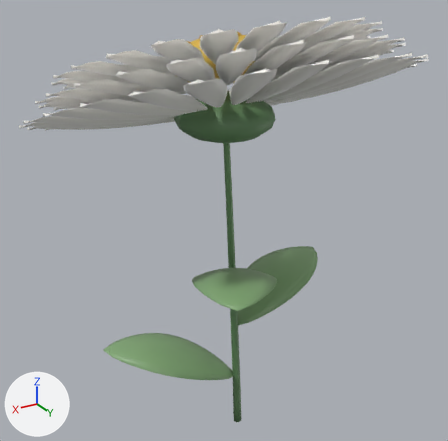
The glTF model www/models/flowers/daisy-legendary-v2.glb, before and after one commit.
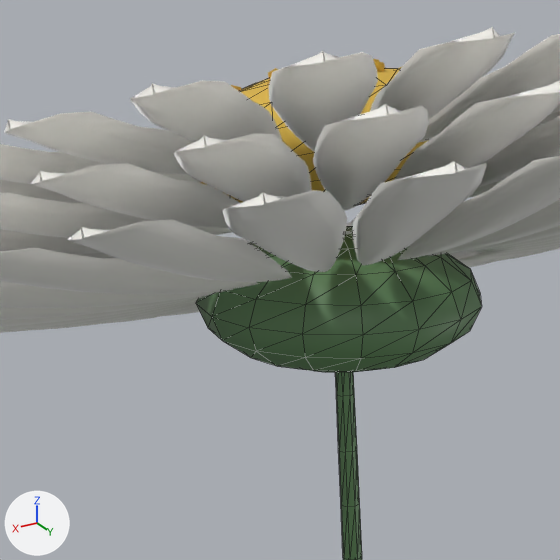
Old and new are each drawn whole from a camera (50 mm lens) standing at (1.112, 1.743, 1.793) and looking at (0.036, -0.05, 0.897) and again close up on the part from 23% to 68% of the width and 2% to 48% of the height. Arrows for +X, +Y and +Z are at lower left; the lights stay in place. The first two pictures are the older version. The close-ups show mesh edges as thin lines. Vertices at exactly the same position are counted once.

Objects in the first close-up: 'daisy-legendary-v2-center', 'daisy-legendary-v2-petal', 'daisy-legendary-v2-stem' and 1 more.
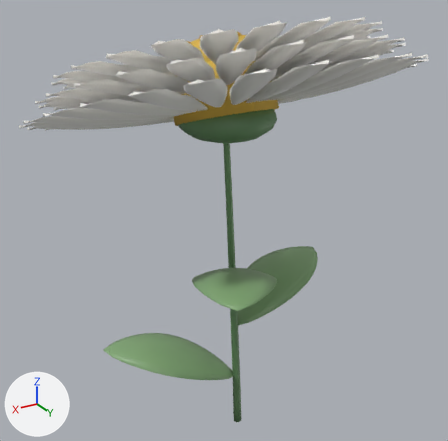
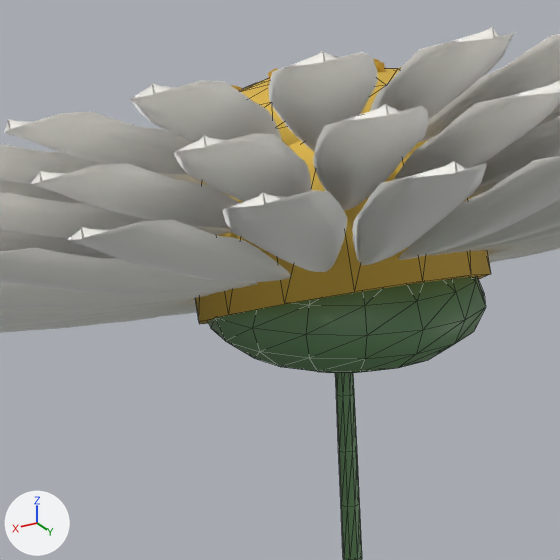
What changed in the scene script:
```text
Change me_daisy_legendary_v2_stem:
    used by ob_daisy_legendary_v2_stem; location = (0.0, 0.0, 0.0)
    remove me_daisy_legendary_v2_stem.from_pydata(...)  # 314 vertices, 576 faces; spans x -0.116..0.226, y -0.183..0.159, z -0.001..1.371
    add me_daisy_legendary_v2_stem.from_pydata(...)  # 350 vertices, 630 faces; spans x -0.116..0.226, y -0.175..0.167, z -0.001..1.372
    me_daisy_legendary_v2_stem part 1
    42 vertices are removed from x -0.011..0.176, y -0.158..0.054, z 1.214..1.371
    102 faces are deleted
    102 vertices move from x -0.116..0.226, y -0.183..0.159, z 1.214..1.348 to x -0.116..0.226, y -0.175..0.167, z 1.238..1.372
    42 vertices are added at x -0.011..0.176, y -0.07..0.154, z 1.215..1.372
    102 new faces join them
    me_daisy_legendary_v2_stem part 2: 154 kept faces spanning x -0.116..0.226, y -0.175..0.167, z 1.238..1.372 get new vertex colours; the middle colour goes from green #678e62 to green #61865c
    other edits to the shape of me_daisy_legendary_v2_stem do not show in these pictures
Change me_daisy_legendary_v2_center:
    used by ob_daisy_legendary_v2_center; location = (0.0, 0.0, 0.0)
    remove me_daisy_legendary_v2_center.from_pydata(...)  # 144 vertices, 256 faces; spans x -0.125..0.235, y -0.232..0.109, z 1.374..1.561
    add me_daisy_legendary_v2_center.from_pydata(...)  # 200 vertices, 340 faces; spans x -0.125..0.235, y -0.232..0.165, z 1.237..1.561
    me_daisy_legendary_v2_center part 3: a new loose piece of 56 vertices spanning x -0.118..0.228, y -0.226..0.165, z 1.237..1.522, in mat_daisy_center_004
```

Location of each change, [x1, y1, x2, y2] in pixels of the close-ups (560 x 560 px; the box of a moved part takes in the faces that stretch with it):
'daisy-legendary-v2-stem', reshaped
    before: [196, 226, 482, 560]
    after: [208, 277, 486, 560]
'daisy-legendary-v2-center', reshaped (mostly hidden before)
    before: [200, 68, 429, 204]
    after: [195, 68, 491, 324]
part 1 of me_daisy_legendary_v2_stem, moved or reshaped
    before: [212, 226, 441, 366]
    after: [215, 280, 465, 373]
part 2 of me_daisy_legendary_v2_stem, recoloured
    before: [196, 253, 482, 372]
    after: [208, 277, 486, 344]
part 3 of me_daisy_legendary_v2_center, added
    after: [195, 140, 491, 324]
